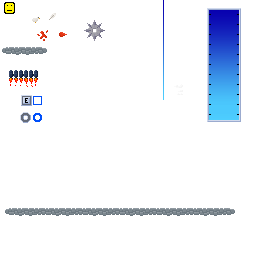
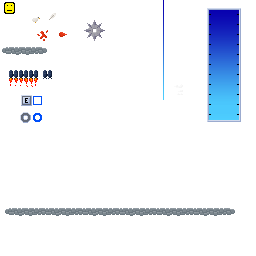
Layers edited between the first and the second w=256, h=256 image:
painted on "Ebene 3 Kopie" over [43,70,52,79]
